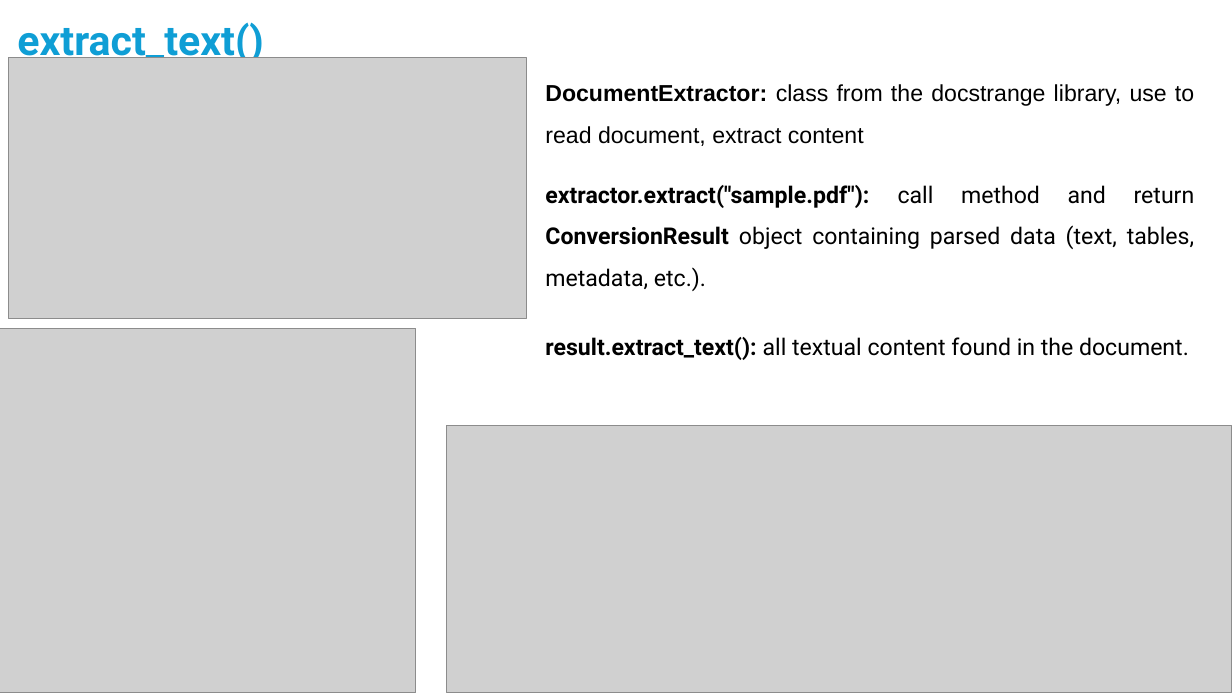
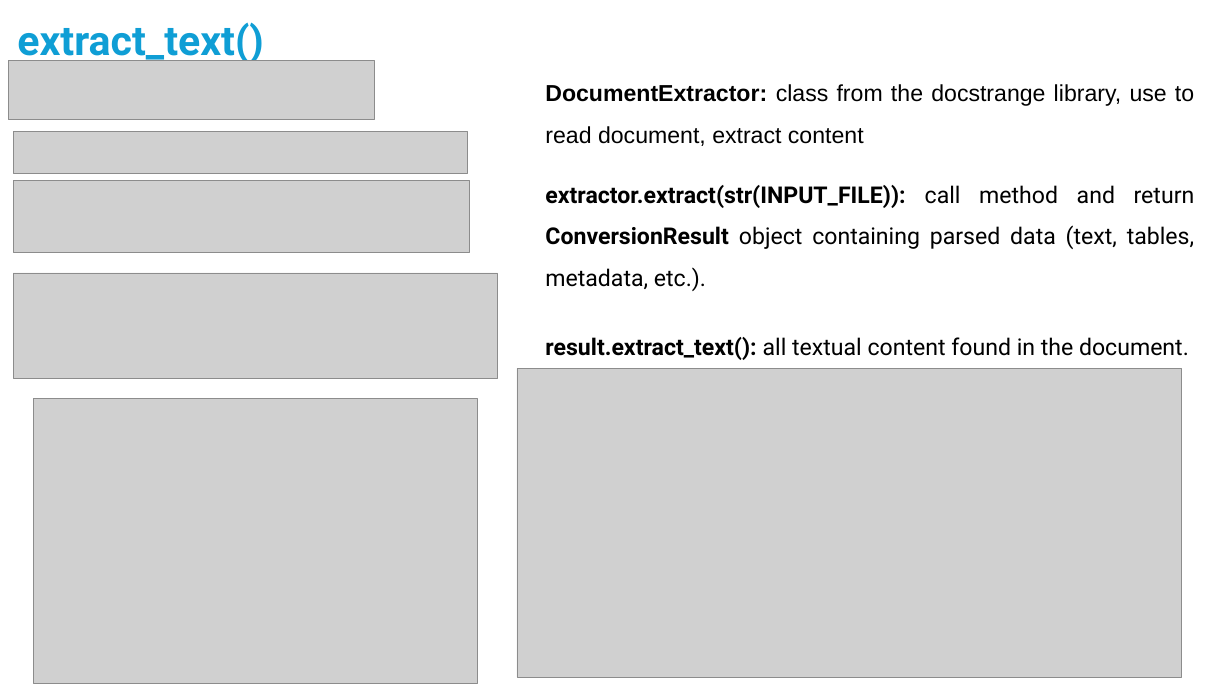
Before and after one commit to huynhngocsonuit2000github/pdf-extract-investigation, a slide deck: slide 4 of docs/DucStrange-Option-Output.pptx (slide 3 before the commit). Drawn at 1232x693 pixels with LibreOffice and Linux fonts; fonts in the diff are those of the drawing; grey boxes stand for pictures. Boxes give left, top, right and bottom in pixels: in the first picture for what was removed or moved away, otherwise in the second. Text is boxed around its words. In the diff, an @@ line names an element or a change of style, - is before the commit and + after.

```diff
--- a/docs/DucStrange-Option-Output.pptx
+++ b/docs/DucStrange-Option-Output.pptx
@@ picture removed at [8,57,527,318] @@
@@ picture added at [8,60,374,120] @@
@@ picture added at [13,131,468,174] @@
@@ picture added at [13,181,469,253] @@
@@ text at [545,185,1195,291]: text changed @@
-extractor.extract("sample.pdf"): call method and return ConversionResult object containing parsed data (text, tables, metadata, etc.).
+extractor.extract(str(INPUT_FILE)): call method and return ConversionResult object containing parsed data (text, tables, metadata, etc.).
@@ picture added at [13,273,497,378] @@
@@ picture: place and size @@
-picture at [446,425,1232,693]
+picture at [518,369,1183,677]
@@ picture: place and size @@
-picture at [0,328,416,693]
+picture at [34,399,478,684]
```
Also in this commit, not shown: 4 other slides changed, 1 slide added, 3 other files.
